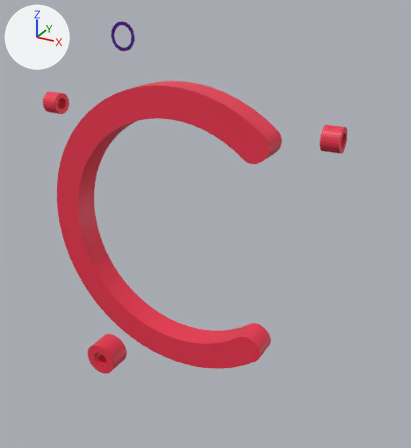
One commit to the Blender file oOCo-hands/models/oOCo-hands.blend: the scene before it, then after it.
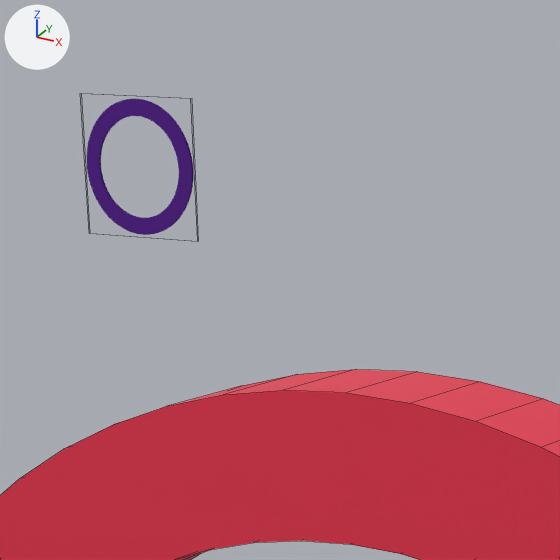
The first picture shows the older version from a camera (50 mm lens) standing at (0.918, -1.486, 1.5) and looking at (0.086, 0.028, 0.743). The close-ups show both versions on the part from 22% to 52% of the width and 0% to 27% of the height of that picture; other places that the commit changed are outside them. The axes (+X, +Y, +Z) are drawn at upper left. The lights are the same throughout. Both versions are drawn at full value of the shape key 'vrc.v_nn' of 'oo_viseme'; the numbers are the values there. The close-ups show mesh edges as thin lines.

The first close-up shows 'oo_cylinder_body', 'oo_viseme'.
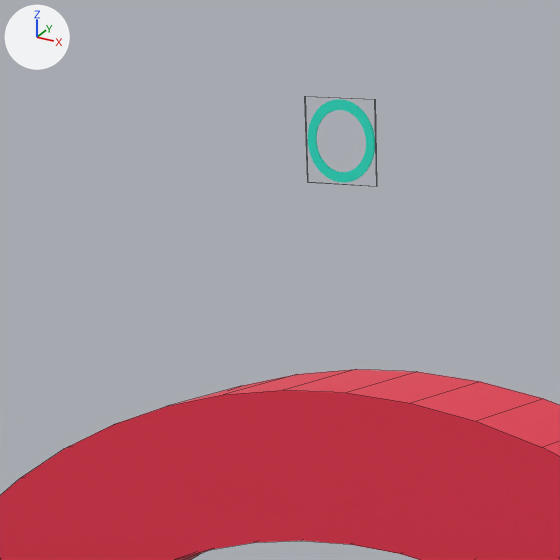
Boxes [x1, y1, x2, y2] around the edits, measured in the close-ups (560 x 560 px; the box of a moved part takes in the faces that stretch with it):
'oo_viseme', reshaped: before [87, 99, 193, 235]; after [308, 99, 375, 183]
part 1 of me_oo_viseme, moved or reshaped (not visible before): after [308, 99, 375, 183]
part 2 of me_oo_viseme, moved or reshaped (not visible afterwards): before [87, 99, 193, 235]

The edits, one by one:
me_oo_viseme has 40 vertices, 10 faces, 20 loose edges and spans x -0.247..0.004, y 0.0..0.018, z 1.129..1.368.
me_oo_viseme is used by ob_oo_viseme; parent ob_oo_cylinder_body; location (0.0, 0.0, 0.0).
me_oo_viseme part 1: the loose piece of 8 vertices spanning x -0.055..-0.028, y 0.0, z 1.154..1.181 is scaled about its middle by 2, then moved by (-0.009, 0.036, 0.176).
me_oo_viseme part 2: the loose piece of 8 vertices spanning x -0.247..-0.155, y 0.016..0.018, z 1.276..1.368 is scaled about its middle by 0.294, then moved by (0.155, 0.024, -0.205).
